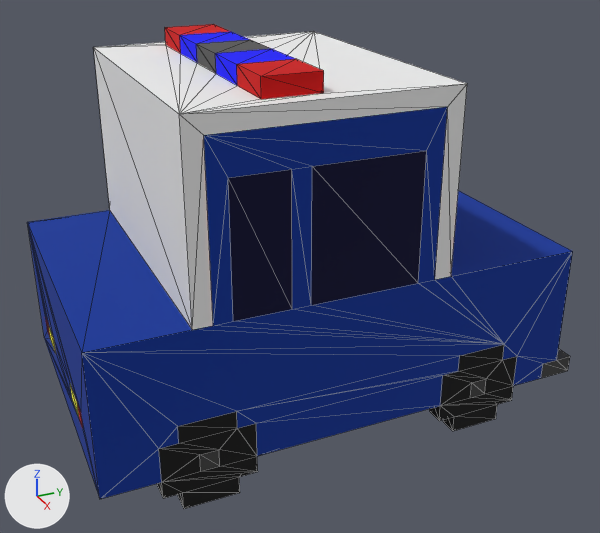
What one commit did to the OBJ model GothamCity/Modelos_obj/Transportes/Patrulla.obj.
Before and after are seen from a camera (50 mm lens) standing at (4.05, -1.82, 3.04) and looking at (0.05, -0.02, 1.04). Lighting does not change. The marker at lower left points along +X, +Y and +Z. Mesh edges are drawn as thin lines. Where no turn or scale is listed for an object, it has been applied to the vertices. Vertices at the same position are counted once.

Names of what the first picture shows: 'Untitled'.
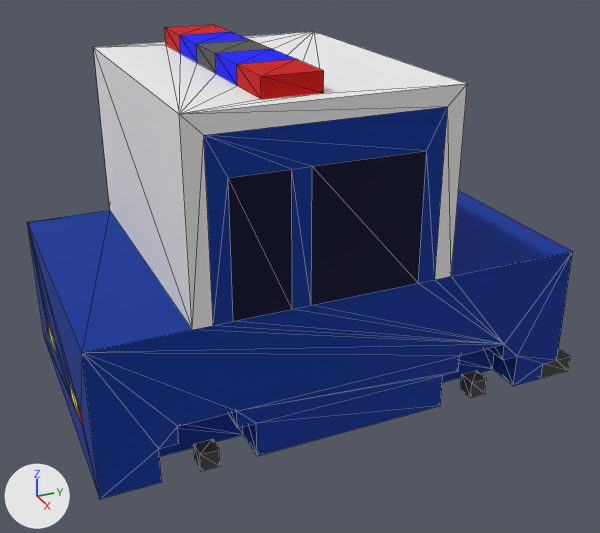
Location of each change, [x1, y1, x2, y2] in pixels of the pictures (600 x 533 px; the box of a moved part takes in the faces that stretch with it):
'Untitled', reshaped: before [27, 24, 573, 509]; after [27, 24, 573, 499]
part 1 of me_untitled, moved or reshaped: before [157, 345, 517, 509]; after [159, 345, 517, 471]

The edits, one by one:
me_untitled is used by ob_untitled; location (0.0, 0.0, 0.0).
me_untitled had 268 vertices, 532 faces and spanned x -0.9..0.8, y -1.4..1.4, z 0.2..2.3.
me_untitled now has 256 vertices, 492 faces and spans x -0.9..0.8, y -1.4..1.4, z 0.4..2.3.
Part 1, on me_untitled:
56 vertices are removed from x -0.9..0.8, y -1.1..1.0, z 0.2..0.4.
178 faces are deleted.
2 vertices are added at (-0.7, -0.6, 0.7), (-0.7, 0.6, 0.7).
12 new vertices lie (0.1, 0.0, 0.0) away from vertices in x -0.9, y -0.8..0.8, z 0.4..0.7.
12 new vertices lie (-0.2, 0.0, 0.0) away from vertices in x 0.8, y -1.1..1.0, z 0.6..0.7.
10 new vertices lie (0.2, 0.0, 0.0) away from vertices in x -0.9, y -1.0..1.0, z 0.6..0.7.
8 new vertices lie (-0.1, 0.0, 0.0) away from vertices in x 0.8, y -0.9..0.8, z 0.4..0.5.
138 new faces join them.
